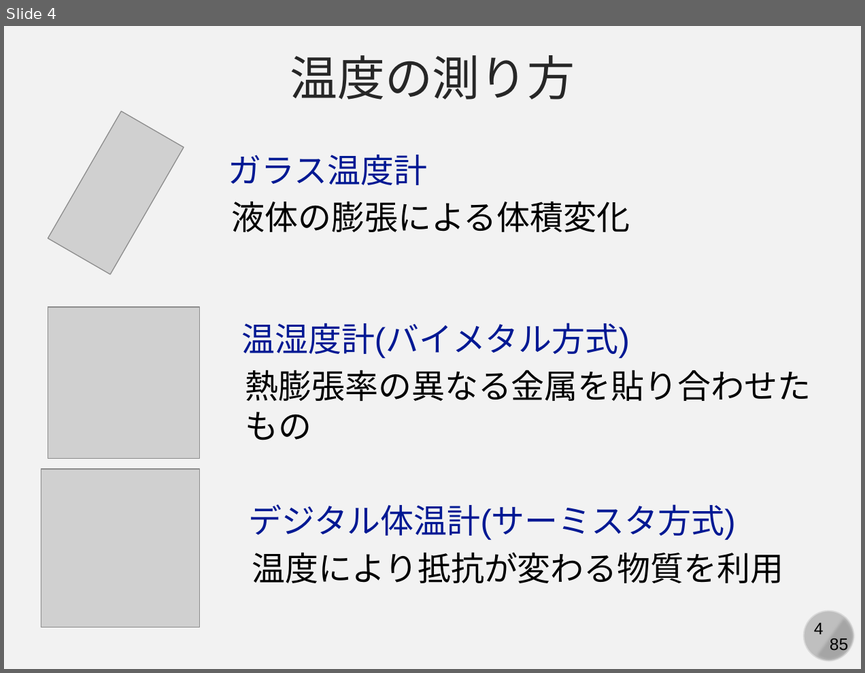
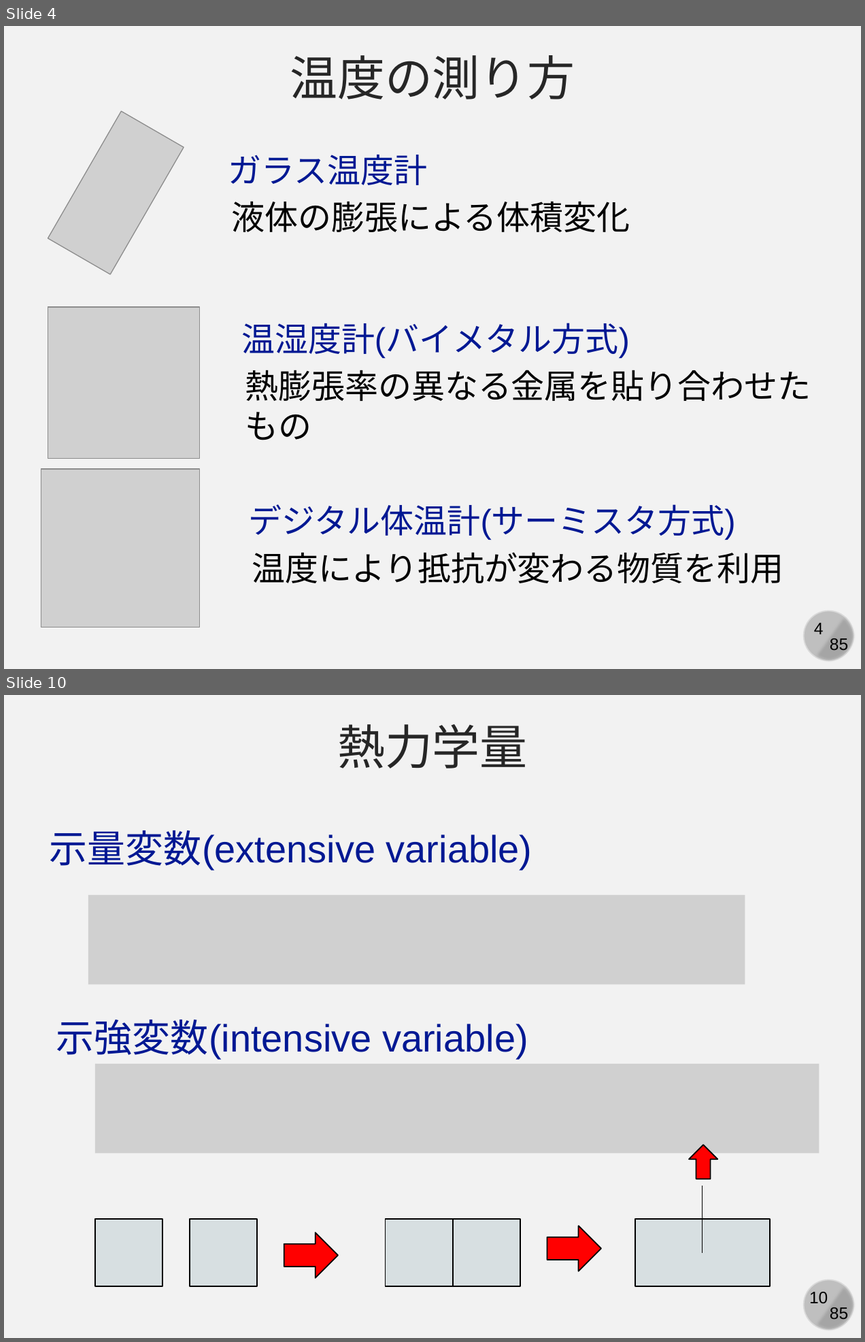
Before and after one commit to kaityo256/simulation_engineering, a slide deck: 06_md_observable/simulation06.pptx. Shown one above the other, each under a label of ours: slide 4 before the commit, slides 4 and 10 after it; the slides between them are not shown. The pictures are 865x673 and 865x1342 pixels, drawn with LibreOffice and Linux fonts; fonts in the diff are those of the drawing; grey boxes stand for pictures. Boxes give left, top, right and bottom in pixels: in the first picture for what was removed or moved away, otherwise in the second. Text is boxed around its words. In the diff, an @@ line names an element or a change of style, - is before the commit and + after.

```diff
--- a/06_md_observable/simulation06.pptx
+++ b/06_md_observable/simulation06.pptx
@@ slide 10 added at (4, 695, 861, 1338), background #F2F2F2; not listed: 4 template elements that a slide beside it also shows @@
@@ text added at (337, 724, 528, 768), 40 pt, text #262626 @@
+熱力学量
@@ text added at (50, 830, 532, 870), 32 pt, text #011893 @@
+示量変数(extensive variable)
@@ picture added at (88, 895, 745, 984) @@
@@ text added at (56, 1019, 528, 1059), 32 pt, text #011893 @@
+示強変数(intensive variable)
@@ picture added at (95, 1064, 819, 1153) @@
@@ right arrow added at (689, 1144, 717, 1178), fill #FF0000, outline #000000 1 pt @@
@@ line added from (702, 1253) to (702, 1185), #000000 0.5 pt @@
@@ rectangle added at (95, 1219, 162, 1286), fill #D7DFE1, outline #000000 1 pt @@
@@ rectangle added at (190, 1219, 258, 1286), fill #D7DFE1, outline #000000 1 pt @@
@@ rectangle added at (385, 1219, 453, 1286), fill #D7DFE1, outline #000000 1 pt @@
@@ rectangle added at (453, 1219, 521, 1286), fill #D7DFE1, outline #000000 1 pt @@
@@ rectangle added at (634, 1219, 769, 1286), fill #D7DFE1, outline #000000 1 pt @@
@@ right arrow added at (284, 1232, 338, 1278), fill #FF0000, outline #000000 1 pt @@
@@ right arrow added at (547, 1225, 601, 1271), fill #FF0000, outline #000000 1 pt @@
```
Also in this commit, not shown: 2 slides changed, 8 other slides added.
